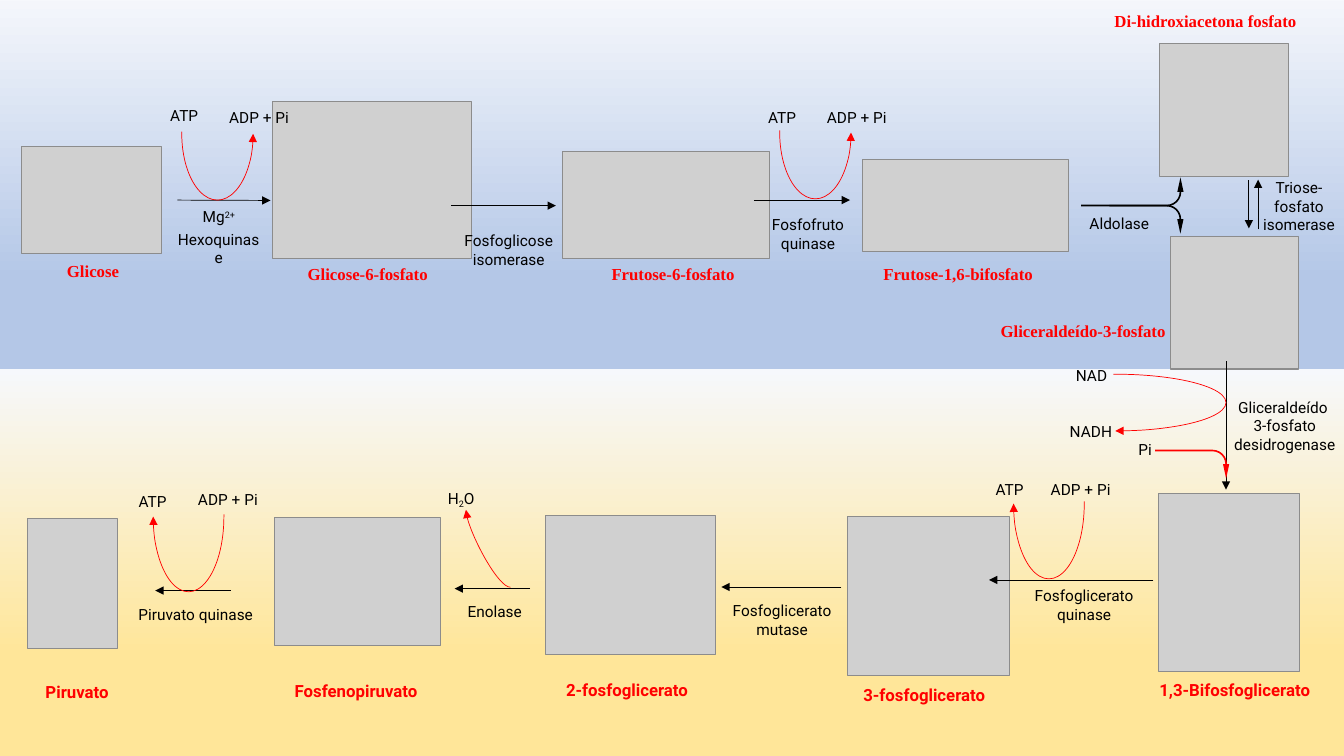
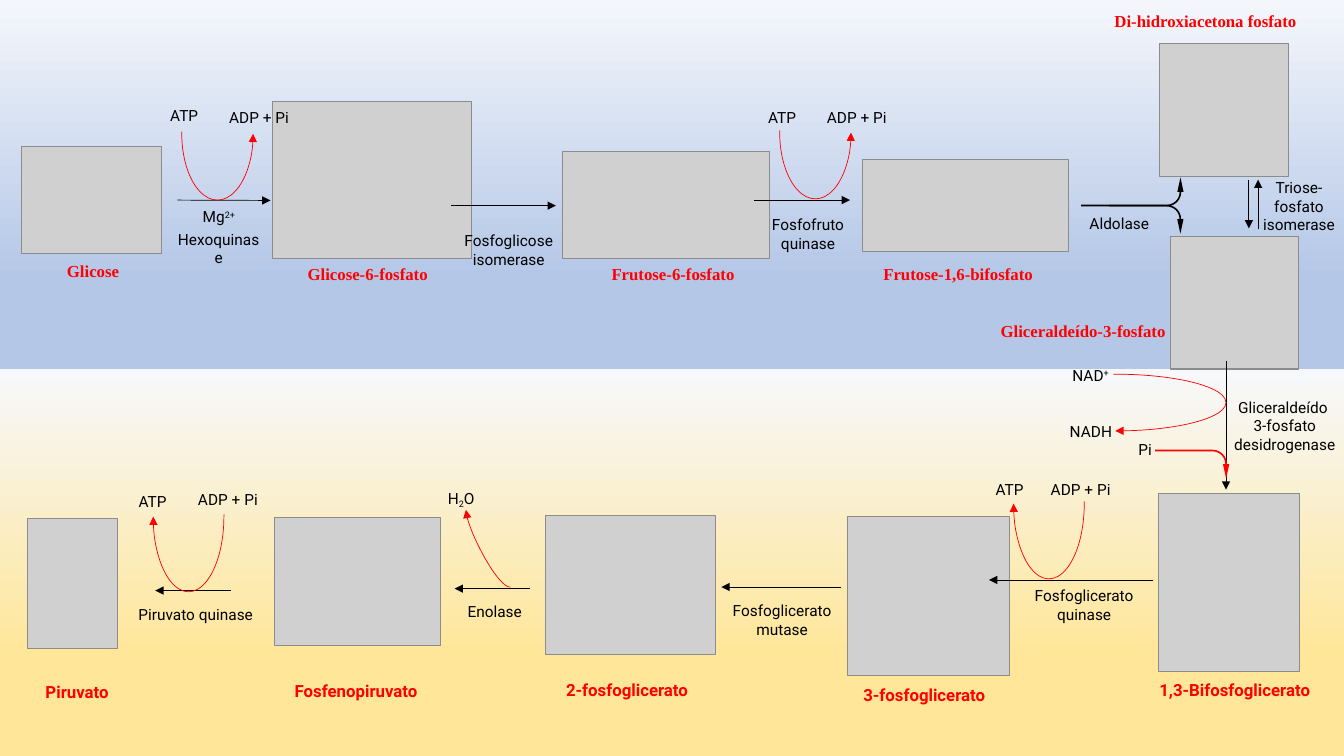
Before and after one commit to daniloasdotcom/Bioquimica-com-Danilo, a slide deck: slide 3 of static/aulas/glicolise.pptx (slide 2 before the commit). Drawn at 1344x756 pixels with LibreOffice and Linux fonts; fonts in the diff are those of the drawing; grey boxes stand for pictures. Boxes give left, top, right and bottom in pixels: in the first picture for what was removed or moved away, otherwise in the second. Text is boxed around its words. In the diff, an @@ line names an element or a change of style, - is before the commit and + after.

```diff
--- a/static/aulas/glicolise.pptx
+++ b/static/aulas/glicolise.pptx
@@ text at box(1072, 367, 1103, 381): text changed @@
-NAD
+NAD+
```
Also in this commit, not shown: 18 other slides changed, 1 other file.
